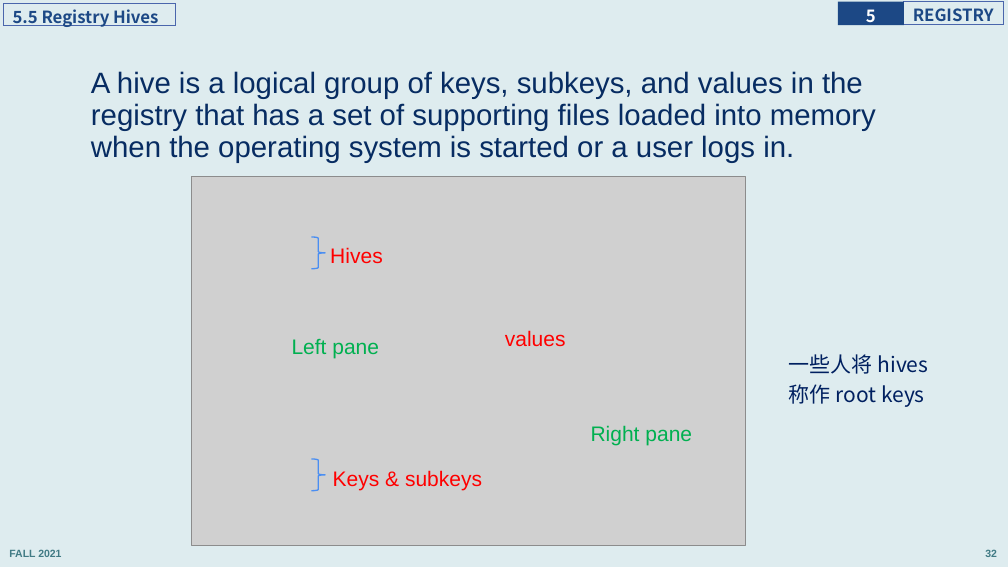
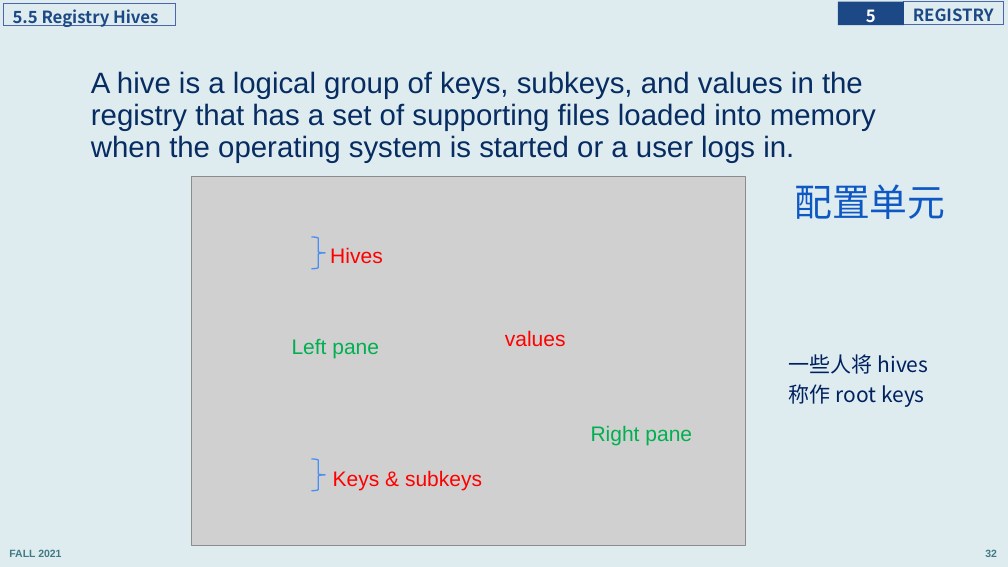
Before and after one commit to principleWindows/win-principle-2021, a slide deck: slide 32 of slides/instruction/principleWindows_5.pptx. Drawn at 1008x567 pixels with LibreOffice and Linux fonts; fonts in the diff are those of the drawing; grey boxes stand for pictures. Boxes give left, top, right and bottom in pixels: in the first picture for what was removed or moved away, otherwise in the second. Text is boxed around its words. In the diff, an @@ line names an element or a change of style, - is before the commit and + after.

```diff
--- a/slides/instruction/principleWindows_5.pptx
+++ b/slides/instruction/principleWindows_5.pptx
@@ text added at <box>794,184,945,219</box>, 36 pt, text #0E58C4 @@
+配置单元
```
Also in this commit, not shown: 1 other slide changed, 9 other files.
